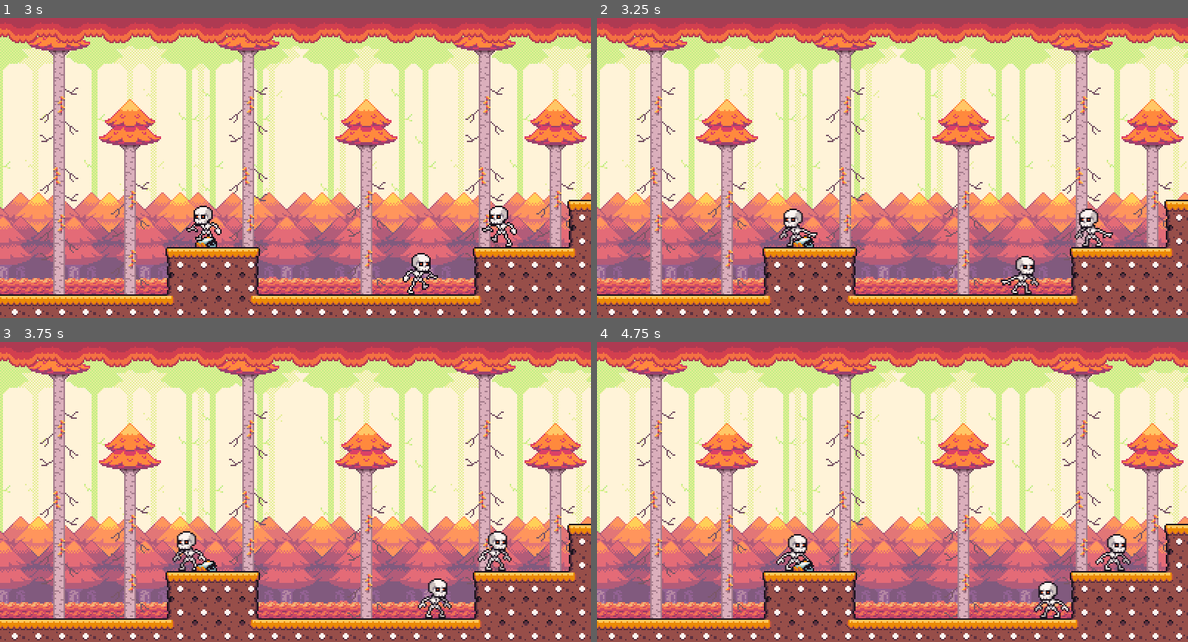
Above: before the commit, frames 1-4 (two rows, left to right).
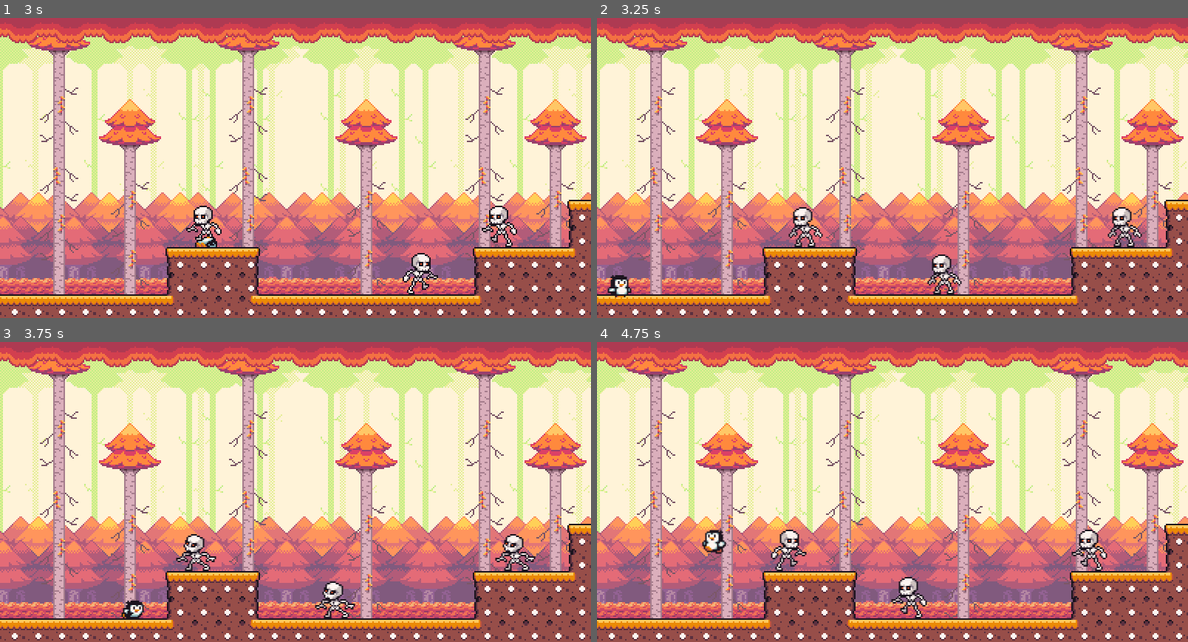
Above: after the commit, the same moments.

Repository: Lz-Rod/2d_platformer_godot
Game: Godot game, scene res://scene/forest.tscn
The game is run twice, just before and just after one commit, with the same random seed, the same clock (stepped at 60 frames per second) and the same inputs.
Inputs:
- Up to frame 1 (3 s): hold S (crouch) 0.53-1.28 s; hold D (right) 0.53-2.03 s; tap W (jump) at 0.77, 1.52 s; tap S (crouch) at 1.35, 2.85 s; hold A (left) 2.03-2.78 s; hold S (crouch) 2.03-2.78 s; hold D (right) from 2.78 s (still down)
- Up to frame 2 (3.25 s): keep holding D (right); tap W (jump) at 3.02 s
- Up to frame 3 (3.75 s): keep holding D (right); hold S (crouch) from 3.53 s (still down)
- Up to frame 4 (4.75 s): tap W (jump) at 3.77, 4.52 s; release D (right) at 4.28 s; release S (crouch) at 4.28 s; hold A (left) from 4.28 s (still down); tap S (crouch) at 4.35 s

Frame 1 is identical in both runs. In frame 2, 2.5% of the frame differs, in the area x 1-93%, y 63-94%; in frame 3, 2.4%; in frame 4, 2.4%.

Commit message:
Fixed player death, and developed stage reload.

Diff:
--- a/entities/enemies/skeleton.tscn
+++ b/entities/enemies/skeleton.tscn
@@ -127,6 +127,8 @@
 shape = SubResource("RectangleShape2D_68p4h")
 
 [node name="Area2D-hitbox" type="Area2D" parent="." unique_id=1260194987]
+collision_layer = 4
+collision_mask = 2
 
 [node name="CollisionShape2D" type="CollisionShape2D" parent="Area2D-hitbox" unique_id=980987695]
 position = Vector2(2, 3)
--- a/entities/player.tscn
+++ b/entities/player.tscn
@@ -187,10 +187,16 @@
 shape = SubResource("RectangleShape2D_u3f3p")
 
 [node name="Area2D-hitbox" type="Area2D" parent="." unique_id=1593469577]
+collision_layer = 2
+collision_mask = 4
 
 [node name="CollisionShape2D" type="CollisionShape2D" parent="Area2D-hitbox" unique_id=425493509]
 position = Vector2(0, 0.5)
 shape = SubResource("RectangleShape2D_6nm46")
 debug_color = Color(0.9055485, 0.26584044, 0.39079258, 0.41960785)
 
+[node name="Timer-reload" type="Timer" parent="." unique_id=2076244437]
+one_shot = true
+
 [connection signal="area_entered" from="Area2D-hitbox" to="." method="_on_area_2_dhitbox_area_entered"]
+[connection signal="timeout" from="Timer-reload" to="." method="_on_timerreload_timeout"]
--- a/scripts/player.gd
+++ b/scripts/player.gd
@@ -12,6 +12,7 @@
 
 @onready var anim: AnimatedSprite2D = $AnimatedSprite2D
 @onready var coll: CollisionShape2D = $CollisionShape2D
+@onready var reload: Timer = $"Timer-reload"
 
 @export var max_speed = 180.0
 @export var acceleration = 400
@@ -94,6 +95,7 @@
 	status = PlayerState.hurt
 	anim.play("hurt")
 	velocity = Vector2.ZERO
+	reload.start()
 
 #essas funções determinam o que acontece em cada estado
 func idle_state(delta):
@@ -212,4 +214,9 @@
 		go_to_jump_state()
 	else:
 		#player morre
-		go_to_hurt_state()
+		if status != PlayerState.hurt:
+			go_to_hurt_state()
+
+
+func _on_timerreload_timeout() -> void:
+	get_tree().reload_current_scene()
